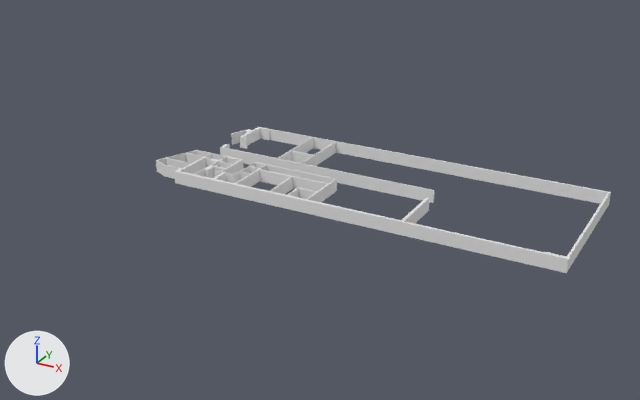
Renders of the Blender file INB Resources/Raw Assets/Blender/floor.blend from each side of a commit.
Rendered twice from a 50 mm camera at (68.8, -53.9, 52.4) aimed at (10.1, 52.7, -0.9). The axes (+X, +Y, +Z) are drawn at lower left. The lights are the same throughout.

The scene before the commit, as lines of its bpy script (objects in view):
```python
me_cube_002 = bpy.data.meshes.new('Cube.002')
me_cube_002.from_pydata(...)  # 648 vertices, 687 faces; spans x -18.8..48.3, y 47.9..72.3, z -1.1..0.9
ob_cube = bpy.data.objects.new('Cube', me_cube_002)
ob_cube.location = (0.0, 0.0, 0.0)
```
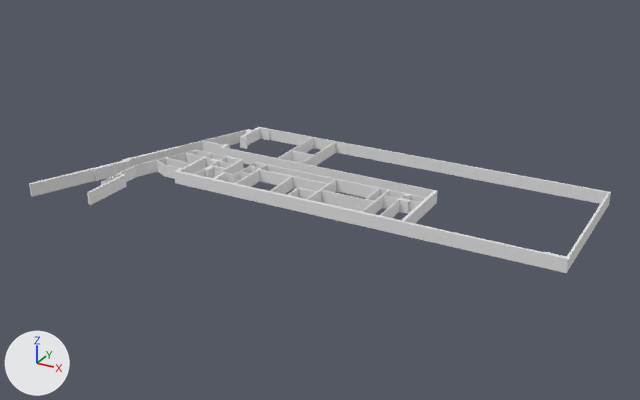
Changed parts and their boxes [x1, y1, x2, y2] in the pictures (640 x 400 px):
'Cube', reshaped (28% wider): before [156, 127, 611, 273]; after [29, 127, 611, 273]
part 1 of me_cube_002, built on: before [402, 197, 430, 224]; after [306, 179, 438, 234]
part 2 of me_cube_002, built on: before [231, 130, 245, 145]; after [29, 130, 245, 205]

The change, as a diff of the scene's bpy script:
```diff
--- a/INB Resources/Raw Assets/Blender/floor.blend.py
+++ b/INB Resources/Raw Assets/Blender/floor.blend.py
@@ me_cube_002 @@
 # used by ob_cube; location = (0.0, 0.0, 0.0)
-me_cube_002.from_pydata(...)  # 648 vertices, 687 faces; spans x -18.8..48.3, y 47.9..72.3, z -1.1..0.9
+me_cube_002.from_pydata(...)  # 900 vertices, 960 faces; spans x -29.3..48.3, y 33.2..72.3, z -1.1..0.9
+# me_cube_002 part 1: 4 vertices removed from x 25.2..25.7, y 57.5, z -1.1..0.9; 144 vertices added at x 10.3..25.7, y 47.9..60.5, z -1.1..0.9
+# me_cube_002 part 2: 4 vertices removed from x -15.3..-15.1, y 66.9..67.0, z -1.1..0.9; 116 vertices added at x -29.3..-12.4, y 33.2..61.7, z -1.1..0.9
```
